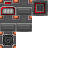
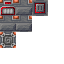
Comparing the layer stacks of the two 64 × 64 images. Changes:
removed layer "Background" over [0, 0, 48, 48]
added layer "Paint Layer 1" above "Filter Layer 1 (HSV/HSL Adjustment)" over [0, 0, 48, 48]
added layer "Background Merged" (1st of 2) above "Background Merged" over [0, 0, 48, 48]
added layer "Background Merged" (2nd of 2) over [0, 0, 48, 48]
